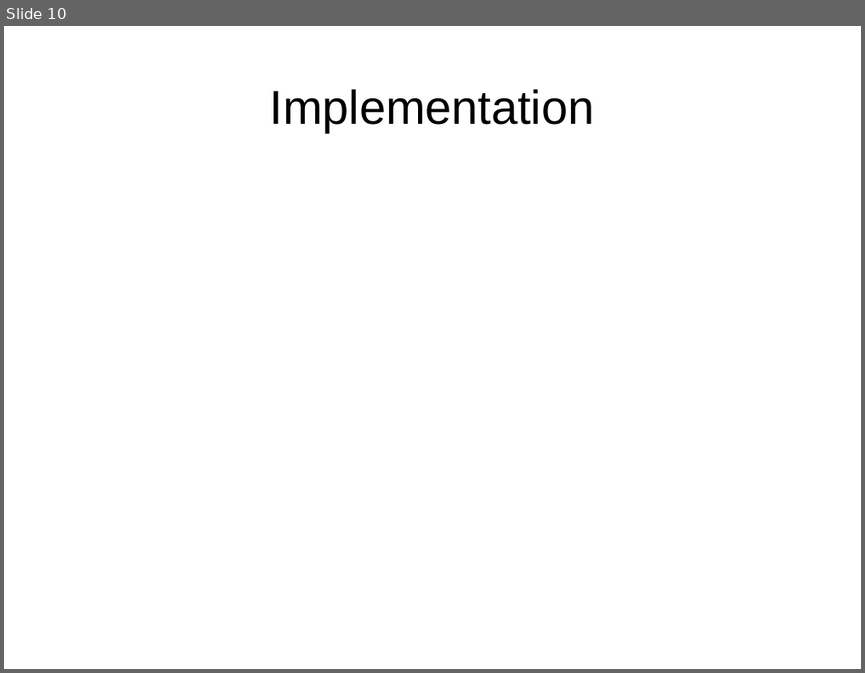
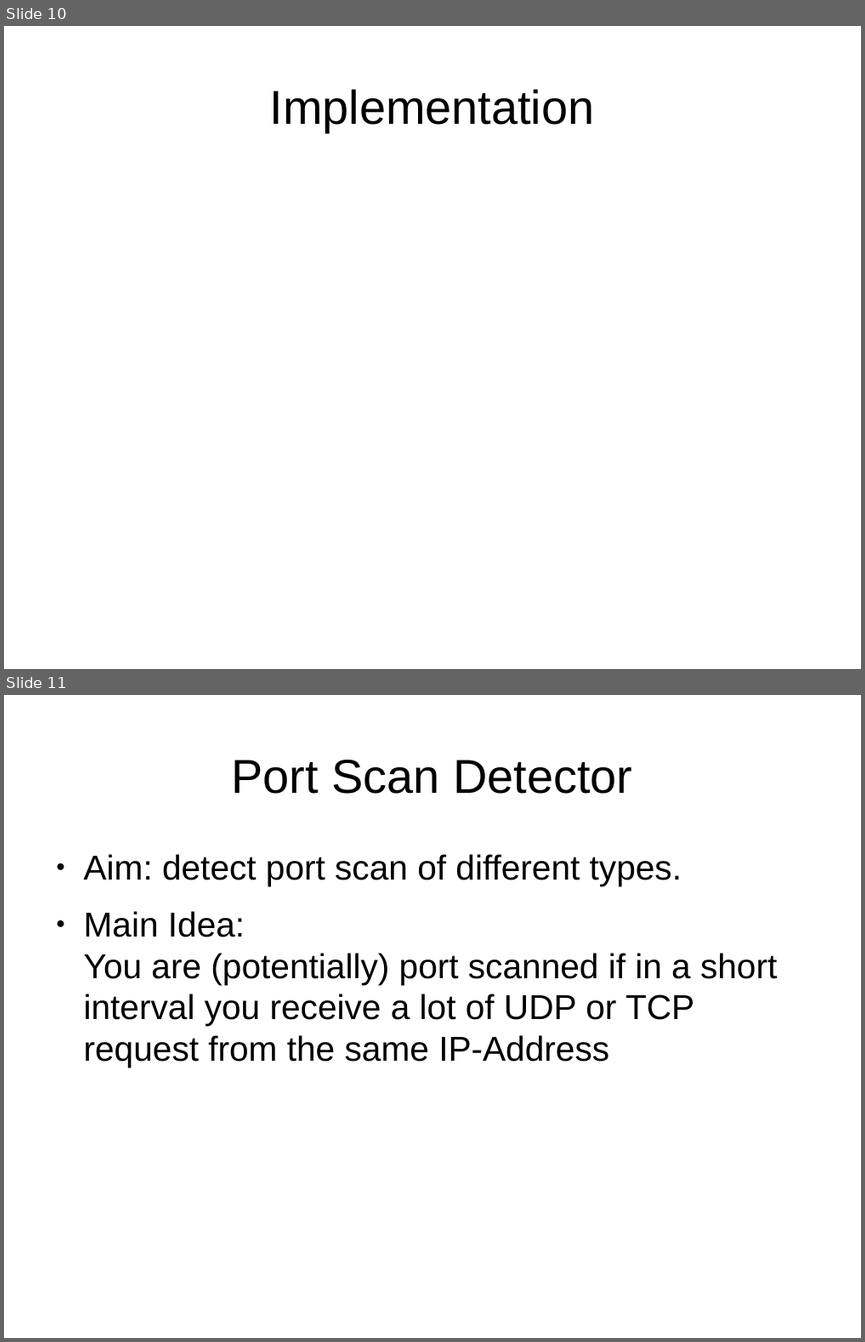
Before and after one commit to herrBez/PortScanner, a slide deck: slides/Untitled 1.odp. Shown one above the other, each under a label of ours: slide 10 before the commit, slides 10 and 11 after it. The pictures are 865x673 and 865x1342 pixels, drawn with LibreOffice and Linux fonts; fonts in the diff are those of the drawing. Boxes give left, top, right and bottom in pixels: in the first picture for what was removed or moved away, otherwise in the second. Text is boxed around its words. In the diff, an @@ line names an element or a change of style, - is before the commit and + after.

Commit message:
Added first draft of Port Scanner slide

```diff
--- a/slides/Untitled 1.odp
+++ b/slides/Untitled 1.odp
@@ slide 11 added at [4, 695, 861, 1338], background #FFFFFF @@
@@ title added at [232, 760, 632, 794], 44 pt, text #000000 @@
+Port Scan Detector
@@ text added at [84, 854, 777, 1067], 32 pt, text #000000 @@
+● Aim: detect port scan of different types.
+● Main Idea:
+  You are (potentially) port scanned if in a short interval you receive a lot of UDP or TCP request from the same IP-Address
```
Also in this commit, not shown: 1 other slide added.
